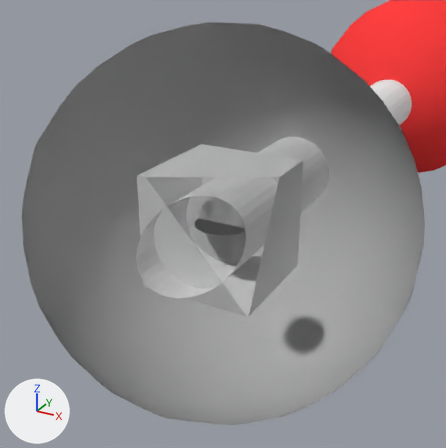
An edit to the Blender file Molec-2/Assets/Recursos/Moleculas Blender/CO2.blend, drawn before and after from the same camera.
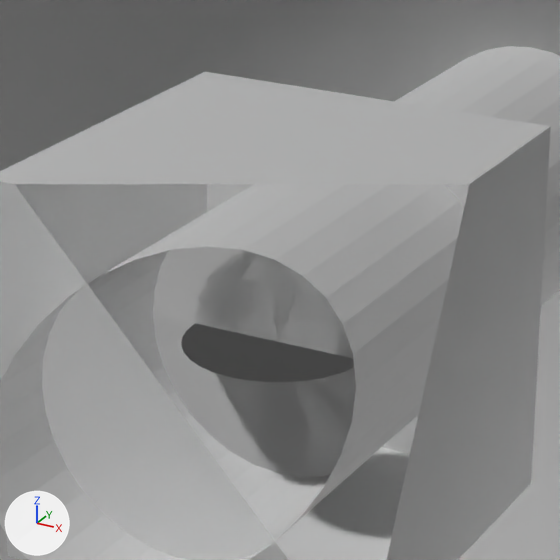
Old and new are each drawn from a camera (50 mm lens) standing at (0.479, -0.871, 0.435) and looking at (0.0, 0.0, -0.001) and again close up on the part from 32% to 69% of the width and 27% to 64% of the height. The lights are fixed; the arrows at lower left show +X, +Y and +Z. Everything nearer to the camera than a plane just in front of the edit is cut away.

Script lines for the objects in view, before the commit:
```python
me_carbon = bpy.data.meshes.new('Carbon')
me_carbon.from_pydata(...)  # an icosphere of 320 faces spanning x -0.18..0.18, y 0.62..0.98, z -0.18..0.18, material slot 1; a 32-sided cylinder along y spanning x -0.04..0.04, y 0.0..0.8, z -0.04..0.04, material slot 2; an icosphere of 320 faces spanning x -0.18..0.18, y -0.98..-0.62, z -0.18..0.18, material slot 1; a 32-sided cylinder along y spanning x -0.04..0.04, y -0.8..0.0, z -0.04..0.04, material slot 2; an icosphere of 320 faces spanning x -0.2..0.2, y -0.2..0.2, z -0.2..0.2, material slot 0; a box spanning x -0.06..0.06, y -0.06..0.06, z -0.06..0.06, material slot 3
for i in [*range(0, 320), *range(416, 736), *range(832, 1152)]: me_carbon.polygons[i].use_smooth = True
me_carbon.materials.append(mat_carbon)  # light grey #c6c6c6
me_carbon.materials.append(mat_oxygen)  # red #ff4040
me_carbon.materials.append(mat_bond)  # white #e7e7e7
me_carbon.materials.append(mat_material)  # white #e7e7e7
me_cylinder = bpy.data.meshes.new('Cylinder')
me_cylinder.from_pydata(...)  # a 32-sided cylinder along z spanning x -1.0..1.0, y -1.0..1.0, z -1.0..1.0
me_cylinder_001 = bpy.data.meshes.new('Cylinder.001')
me_cylinder_001.from_pydata(...)  # a 32-sided cylinder along z spanning x -1.0..1.0, y -1.0..1.0, z -1.0..1.0
ob_atom_0_c = bpy.data.objects.new('Atom.0.C', me_carbon)
ob_atom_0_c.location = (0.0, 0.0, 0.0)
ob_atom_0_c.scale = (1.7, 1.7, 1.7)
ob_cylinder = bpy.data.objects.new('Cylinder', me_cylinder)
ob_cylinder.location = (0.0, 0.0, 0.0)
ob_cylinder.scale = (0.05, 0.05, 0.0)
ob_cylinder_001 = bpy.data.objects.new('Cylinder.001', me_cylinder_001)
ob_cylinder_001.location = (0.0, 0.0, 0.0)
ob_cylinder_001.rotation_euler = (1.571, 0.0, 0.0)  # degrees (90, 0, 0)
ob_cylinder_001.scale = (0.05, 0.05, 0.0)
```
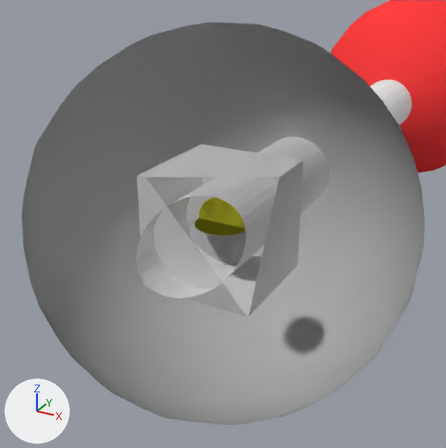
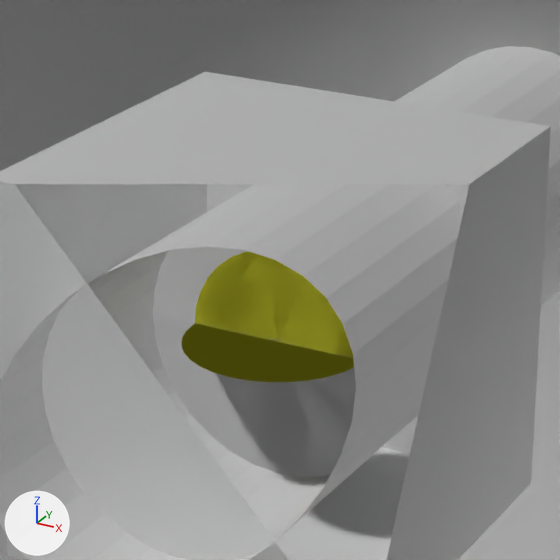
Edits to the bpy script that builds the scene:
```text
Add mat_material_001:
    mat_material_001 = diffuse_material('Material.001')
    mat_material_001.base_color = (0.8, 0.8, 0.05)  # yellow #e7e73f
Change me_cylinder_001:
    where me_cylinder_001.from_pydata(...)  # 64 vertices, 34 faces; spans x -1.0..1.0, y -1.0..1.0, z -1.0..1.0
    add me_cylinder_001.materials.append(mat_material_001)  # yellow #e7e73f
Change me_cylinder:
    where me_cylinder.from_pydata(...)  # 64 vertices, 34 faces; spans x -1.0..1.0, y -1.0..1.0, z -1.0..1.0
    add me_cylinder.materials.append(mat_material_001)  # yellow #e7e73f
```

Boxes (x1, y1, x2, y2) around the edits, measured in the close-ups (560 x 560 px):
'Cylinder.001', recoloured (grey to yellow): (195, 251, 353, 358) in both
'Cylinder', recoloured (grey to yellow): (181, 324, 354, 382) in both
